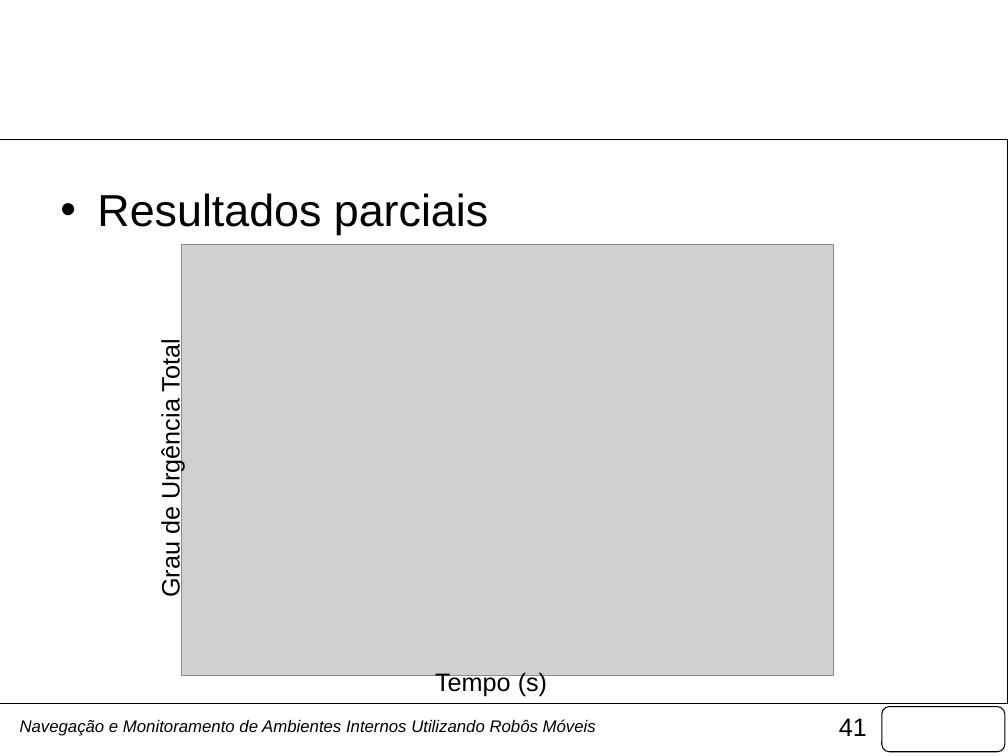
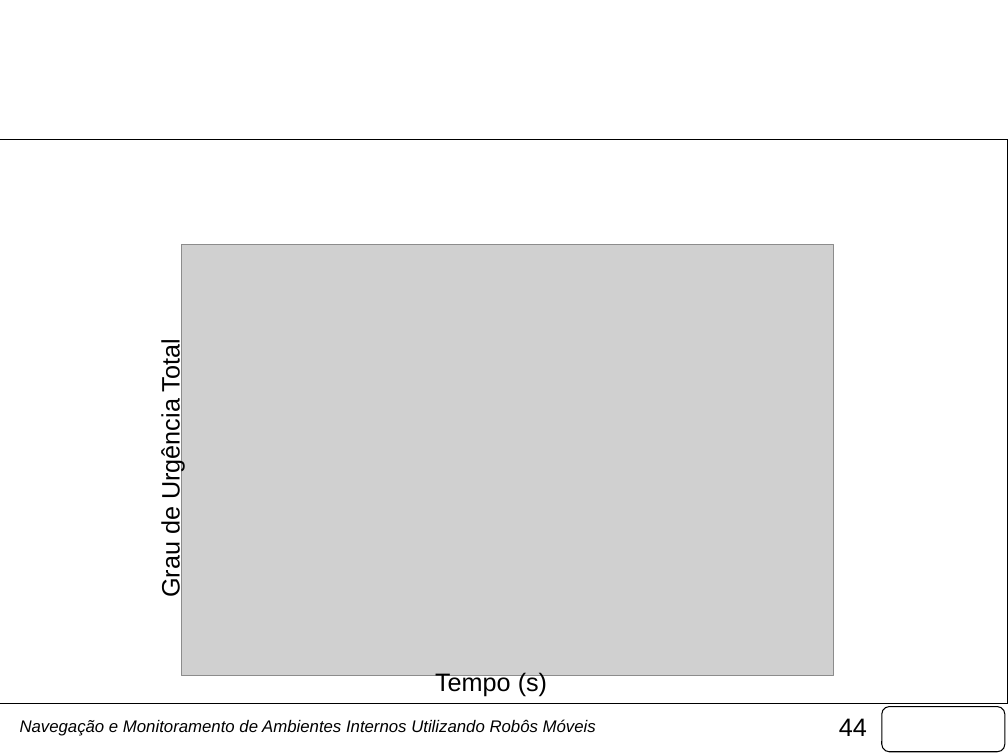
Before and after one commit to fongoses/robo2, a slide deck: slide 44 of documentos/Apresentação Março.pptx (slide 41 before the commit). Drawn at 1008x756 pixels with LibreOffice and Linux fonts; fonts in the diff are those of the drawing; grey boxes stand for pictures; background and template pictures are left out. Boxes give left, top, right and bottom in pixels: in the first picture for what was removed or moved away, otherwise in the second. Text is boxed around its words. In the diff, an @@ line names an element or a change of style, - is before the commit and + after.

```diff
--- a/documentos/Apresentação Março.pptx
+++ b/documentos/Apresentação Março.pptx
@@ text removed at (97, 193, 488, 235) @@
-• Resultados parciais
@@ page number at (839, 718, 867, 736): text changed @@
-41
+44
```
Also in this commit, not shown: 35 other slides changed, 5 slides added, 1 other file.
